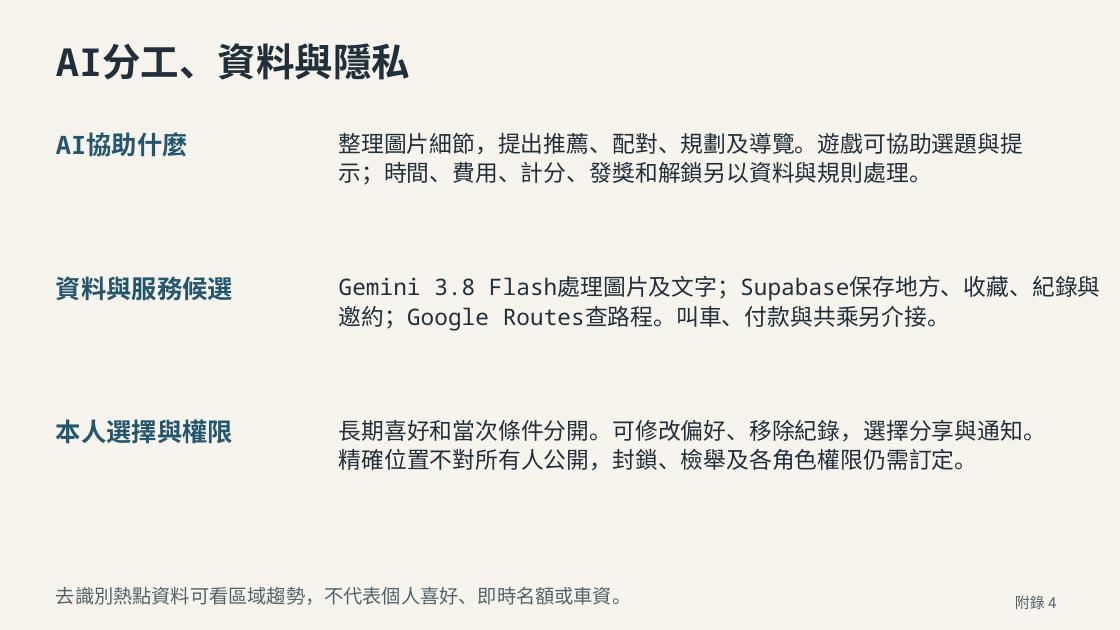
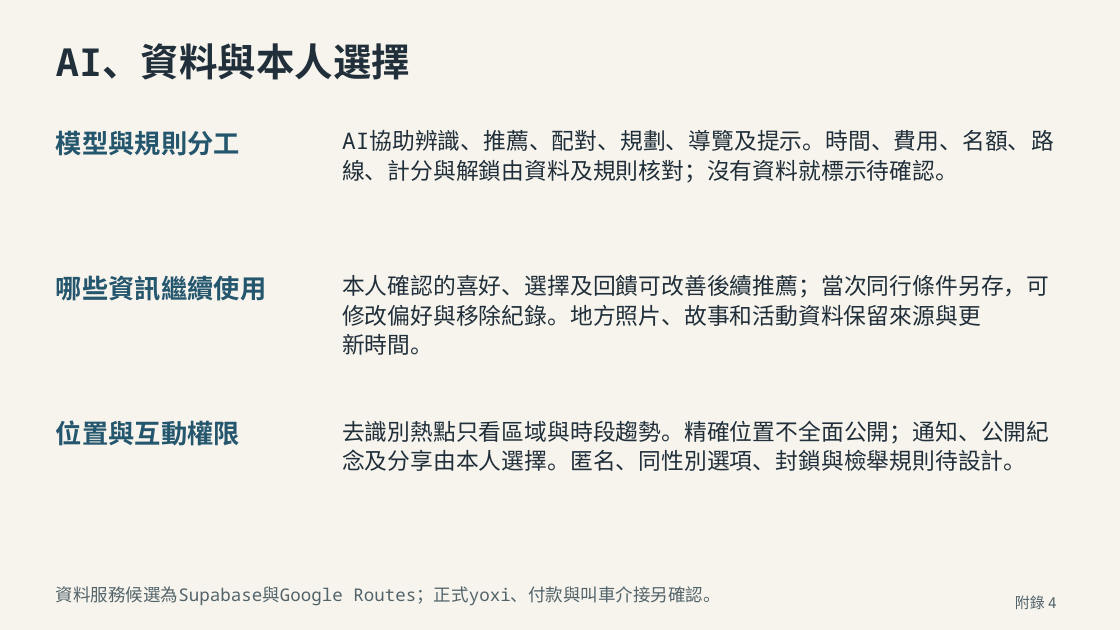
Before and after one commit to e40125/yoxi-meeting-review, a slide deck: slide 20 of downloads/proposal/yoxi-proposal.pptx. Drawn at 1120x630 pixels with LibreOffice and Linux fonts; fonts in the diff are those of the drawing. Boxes give left, top, right and bottom in pixels: in the first picture for what was removed or moved away, otherwise in the second. Text is boxed around its words. In the diff, an @@ line names an element or a change of style, - is before the commit and + after.

```diff
--- a/downloads/proposal/yoxi-proposal.pptx
+++ b/downloads/proposal/yoxi-proposal.pptx
@@ text at (56, 43, 410, 80): text changed @@
-AI分工、資料與隱私
+AI、資料與本人選擇
@@ text at (56, 130, 240, 156): text changed; size 21.8 to 22.5 pt @@
-AI協助什麼
+模型與規則分工
@@ text at (342, 130, 1054, 151): text changed @@
-整理圖片細節，提出推薦、配對、規劃及導覽。遊戲可協助選題與提
+AI協助辨識、推薦、配對、規劃、導覽及提示。時間、費用、名額、路
@@ text at (342, 160, 958, 183): text changed @@
-示；時間、費用、計分、發獎和解鎖另以資料與規則處理。
+線、計分與解鎖由資料及規則核對；沒有資料就標示待確認。
@@ text at (56, 275, 266, 301): text changed; size 21.8 to 22.5 pt @@
-資料與服務候選
+哪些資訊繼續使用
@@ text at (342, 275, 1049, 298): text changed @@
-Gemini 3.8 Flash處理圖片及文字；Supabase保存地方、收藏、紀錄與
+本人確認的喜好、選擇及回饋可改善後續推薦；當次同行條件另存，可
@@ text at (342, 305, 981, 326): text changed @@
-邀約；Google Routes查路程。叫車、付款與共乘另介接。
+修改偏好與移除紀錄。地方照片、故事和活動資料保留來源與更
@@ text added at (342, 334, 433, 355), 19.5 pt, text #202F3A @@
+新時間。
@@ text at (56, 420, 240, 446): text changed; size 21.8 to 22.5 pt @@
-本人選擇與權限
+位置與互動權限
@@ text removed at (339, 420, 1046, 441) @@
-長期喜好和當次條件分開。可修改偏好、移除紀錄，選擇分享與通知。
@@ text at (342, 420, 1049, 444): text changed @@
-精確位置不對所有人公開，封鎖、檢舉及各角色權限仍需訂定。
+去識別熱點只看區域與時段趨勢。精確位置不全面公開；通知、公開紀
@@ text added at (342, 449, 1026, 471), 19.5 pt, text #202F3A @@
+念及分享由本人選擇。匿名、同性別選項、封鎖與檢舉規則待設計。
@@ text at (56, 586, 721, 606): text changed; size 16.5 to 15 pt @@
-去識別熱點資料可看區域趨勢，不代表個人喜好、即時名額或車資。
+資料服務候選為Supabase與Google Routes；正式yoxi、付款與叫車介接另確認。
```
Also in this commit, not shown: 21 other slides changed, 5 slides added, 5 slides removed, 47 other files.
